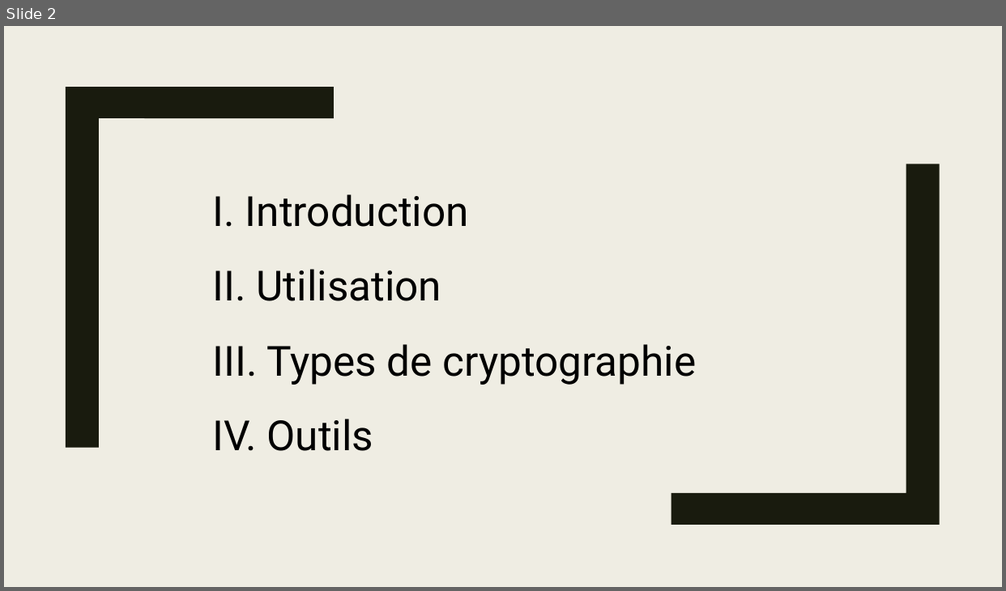
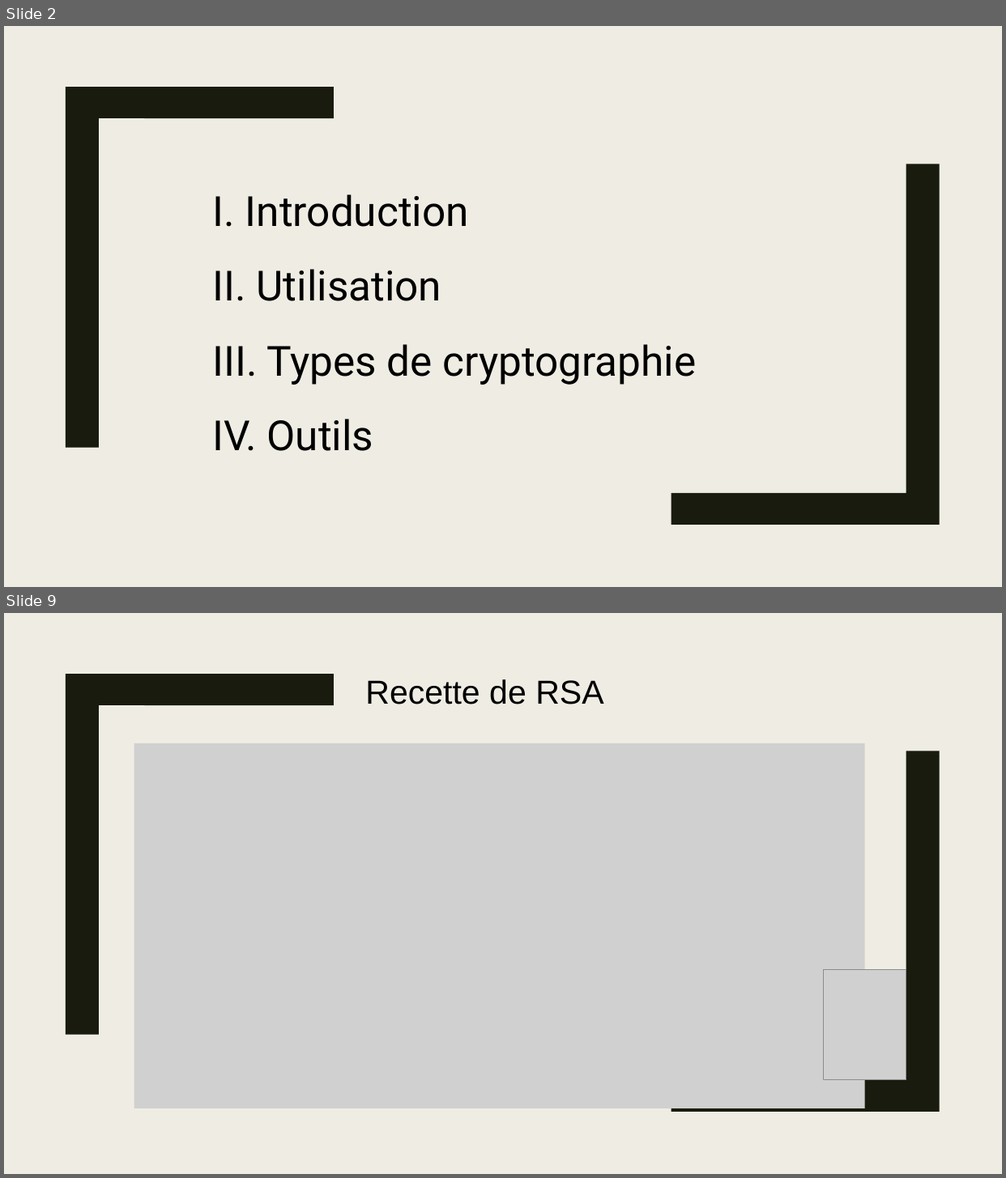
Before and after one commit to Chaman-veteran/wocsa_crypto, a slide deck: presentation.pptx. Shown one above the other, each under a label of ours: slide 2 before the commit, slides 2 and 9 after it; the slides between them are not shown. The pictures are 1006x591 and 1006x1178 pixels, drawn with LibreOffice and Linux fonts; fonts in the diff are those of the drawing; grey boxes stand for pictures. Boxes give left, top, right and bottom in pixels: in the first picture for what was removed or moved away, otherwise in the second. Text is boxed around its words. In the diff, an @@ line names an element or a change of style, - is before the commit and + after.

```diff
--- a/presentation.pptx
+++ b/presentation.pptx
@@ slide 9 added at box(4, 613, 1002, 1174), background #EFEDE3; not listed: 2 template elements that a slide beside it also shows @@
@@ text added at box(365, 679, 603, 705), 32 pt, text #000000 @@
+Recette de RSA
@@ picture added at box(134, 743, 865, 1109) @@
@@ picture added at box(824, 970, 906, 1080) @@
```
Also in this commit, not shown: 6 slides changed, 2 other slides added.
